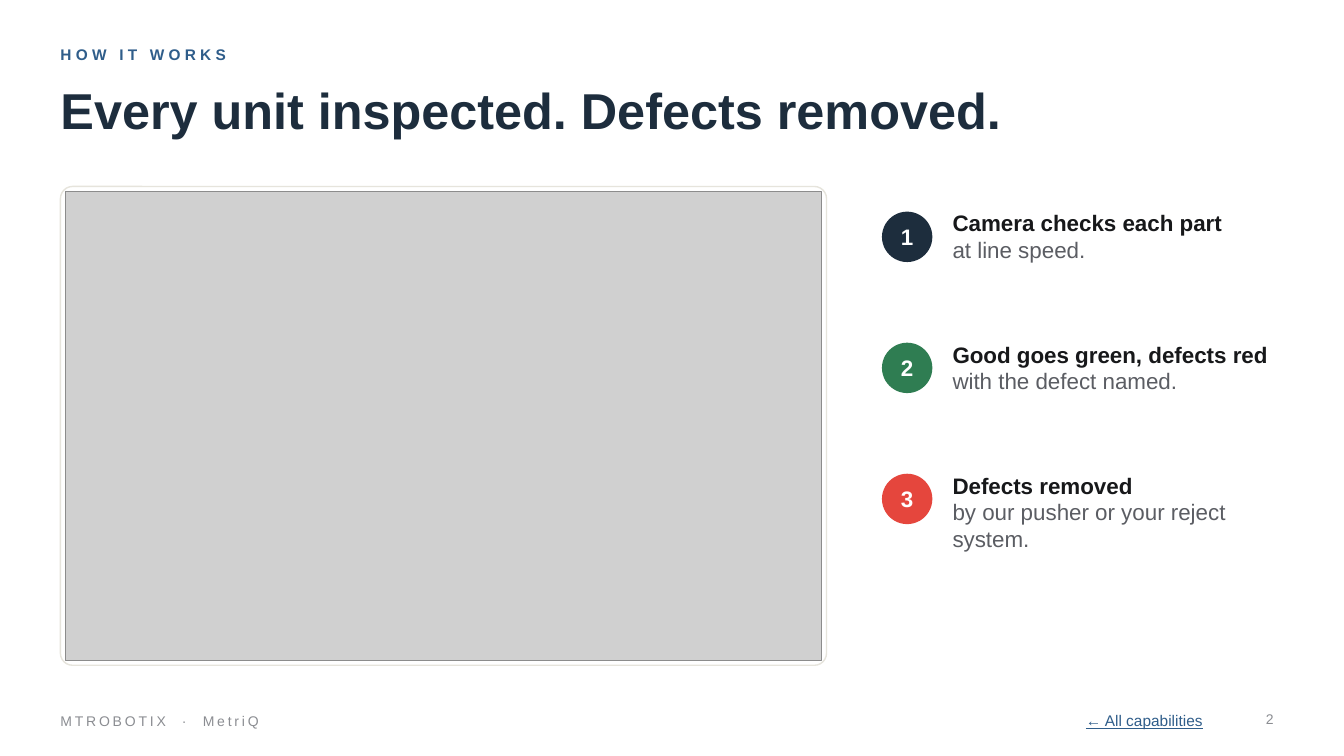
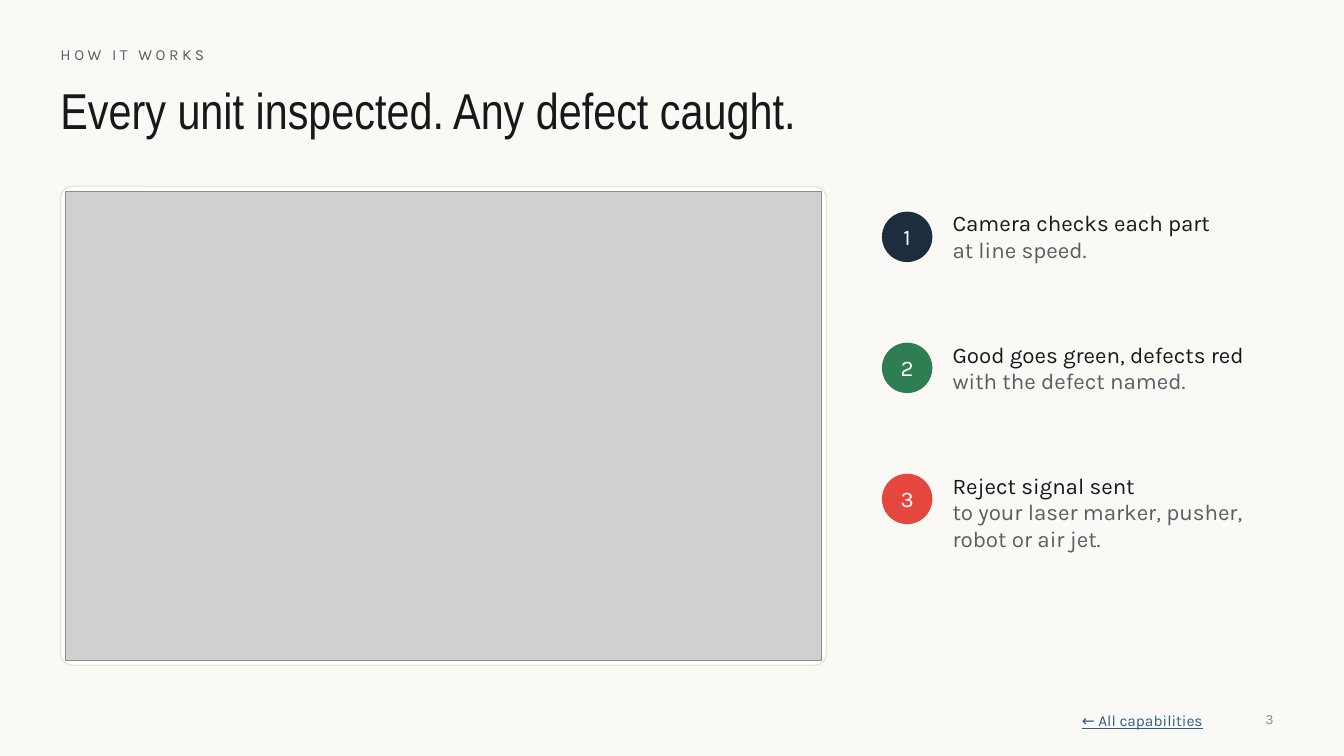
Before and after one commit to MTRobotix/MTR-SOP, a slide deck: slide 3 of content/general/attachments/metriq-pitch-deck.pptx (slide 2 before the commit). Drawn at 1344x756 pixels with LibreOffice and Linux fonts; fonts in the diff are those of the drawing; grey boxes stand for pictures; background and template pictures are left out. Boxes give left, top, right and bottom in pixels: in the first picture for what was removed or moved away, otherwise in the second. Text is boxed around its words. In the diff, an @@ line names an element or a change of style, - is before the commit and + after.

```diff
--- a/content/general/attachments/metriq-pitch-deck.pptx
+++ b/content/general/attachments/metriq-pitch-deck.pptx
@@ background #FFFFFF to #FAF9F6 @@
@@ text "HOW IT WORKS" at box(60, 50, 204, 60): font Arial to Karla, text colour #2F5D8A to #5B5D63, letter spacing 3 to 2.5 pt, bold off @@
@@ title at box(60, 92, 796, 139): text changed; font Arial to Arial Narrow; text colour #1D2D3D to #17181A; bold off @@
-Every unit inspected. Defects removed.
+Every unit inspected. Any defect caught.
@@ text "Camera checks each part" at box(953, 215, 1210, 264): font Arial to Karla; bold off in "Camera checks each part" @@
@@ text "Good goes green, defects red" at box(953, 347, 1244, 389): font Arial to Karla; bold off in "Good goes green, defects red" @@
@@ font Arial to Karla, bold off in 3 elements at box(903, 231, 910, 245), box(901, 361, 914, 376), box(901, 492, 914, 508) @@
@@ text at box(953, 478, 1242, 553): text changed; font Arial to Karla @@
-Defects removed
-by our pusher or your reject system.
+Reject signal sent
+to your laser marker, pusher, robot or air jet.
@@ text removed at box(60, 716, 259, 729) @@
-MTROBOTIX · MetriQ
@@ text "← All capabilities" at box(1098, 715, 1203, 730): font Arial to Karla @@
@@ page number at box(1265, 715, 1273, 724): text changed; font Arial to Karla @@
-2
+3
```
Also in this commit, not shown: 12 other slides changed, 3 slides added, 1 slide removed, 52 other files.
